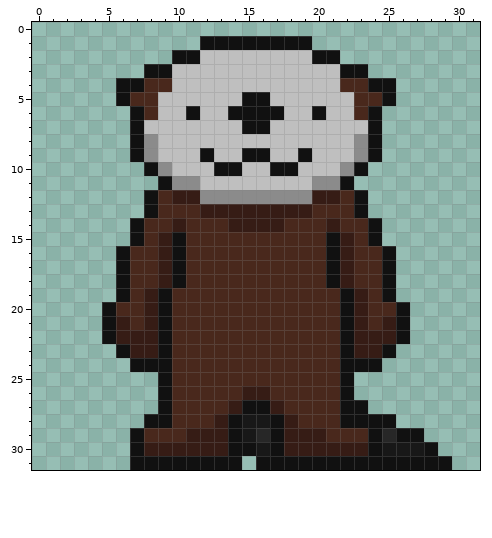
Pixel-art sprite, stored at src/assets/otter.png. Above is the file before it was changed.
The file is 32x32 pixels.
New version:
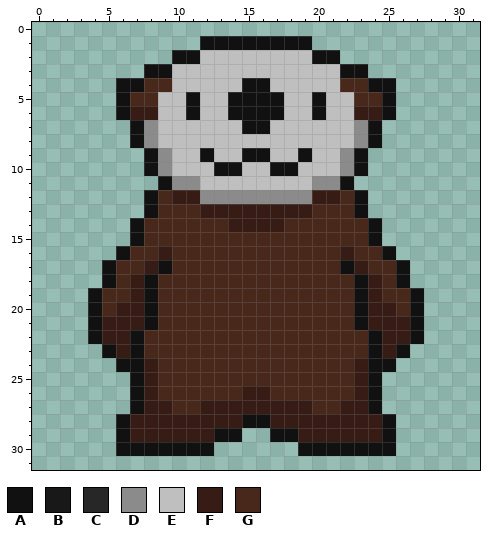
Palette (. is transparent): A #111111  B #181818  C #272727  D #8b8b8b  E #bfbfbf  F #361c15  G #49281c
Difference:
y 4: x 15..16 EE -> AA
y 5: x 11 E -> A; x 14 E -> A; x 17 E -> A; x 20 E -> A
y 6: x 6..8 .AG -> AFF; x 23..25 GA. -> FFA
y 7: x 8 E -> D; x 23 E -> D
y 9: x 7..9 ADE -> .AD; x 22..24 EDA -> DA.
y 14: x 10 F -> G; x 21 F -> G
y 15: x 9..10 FA -> GG; x 21..22 AF -> GG
y 16: x 10 A -> G; x 21 A -> G
y 17: x 5..6 .A -> AG; x 8..10 GFA -> FAG; x 21..23 AFG -> GAF; x 25..26 A. -> GA
y 18: x 5..10 .AGGFA -> AGFAGG; x 21..26 AFGGA. -> GGAFGA
y 19: x 4..9 ..AGFA -> AGGFAG; x 22..27 AFGA.. -> GAFGGA
y 20: x 4..9 .AGGFA -> AGFFAG; x 22..27 AFGGA. -> GAFFGA
y 21: x 4..5 .A -> AF; x 7..9 GFA -> FAG; x 22..24 AFG -> GAF; x 26..27 A. -> FA
y 22: x 4..5 .A -> AF; x 7..9 FFA -> AGG; x 22..24 AFF -> GGA; x 26..27 A. -> FA
y 23: x 5..9 .AFFA -> AFAGG; x 22..26 AFFA. -> GGAFA
y 24: x 6 . -> A; x 8..9 AA -> FG; x 22..23 AA -> GF; x 25 . -> A
y 25..26: x 7..9 ..A -> AFG; x 22..24 A.. -> GFA
y 27: x 7..9 ..A -> AFF; x 12..13 GG -> FF; x 15..16 AA -> FF; x 18..19 GG -> FF; x 22..24 AA. -> FFA
y 28: x 6..12 ..AAGGG -> AFFFFFF; x 14..17 ABBA -> FAAF; x 19..24 GGGAAA -> FFFFFF
y 29: x 6..10 .AGGG -> AFFFF; x 13 F -> A; x 15..16 BC -> ..; x 18 F -> A; x 21..27 GGGACAA -> FFFFA..
y 30: x 6 . -> A; x 8..23 FFFFFFAABAFFFFFF -> AAAAA......AAAAA; x 25..28 BBBA -> A...
y 31: x 7..14 AAAAAAAA -> ........; x 16..29 AAAAAAAAAAAAAA -> ..............
